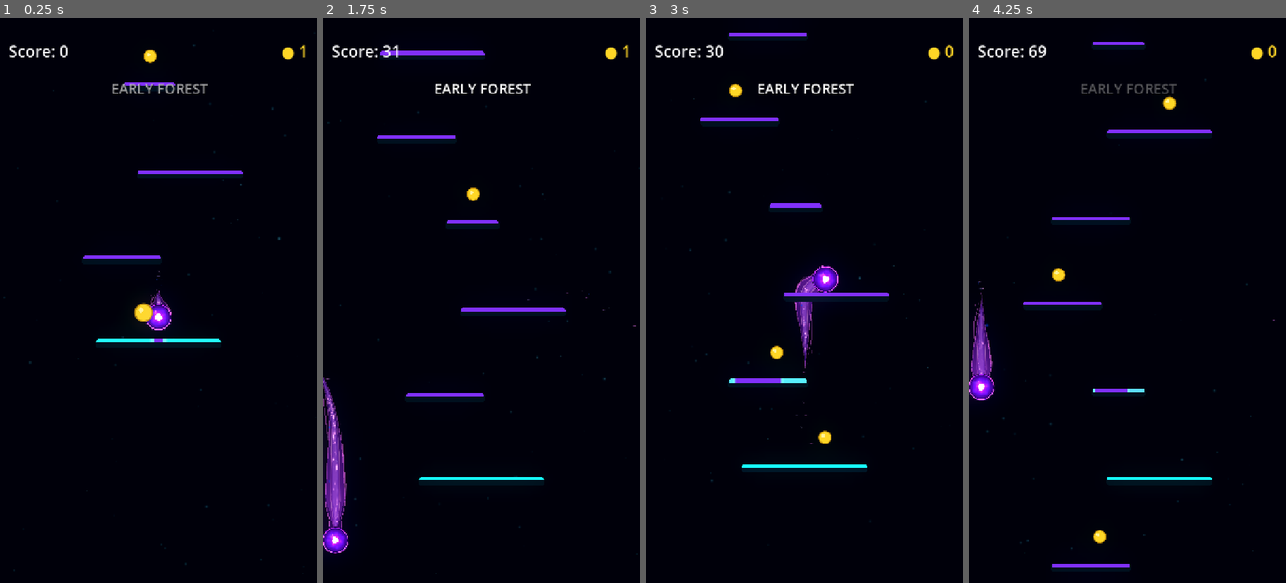
Above: before the commit, frames 1-4 (left to right).
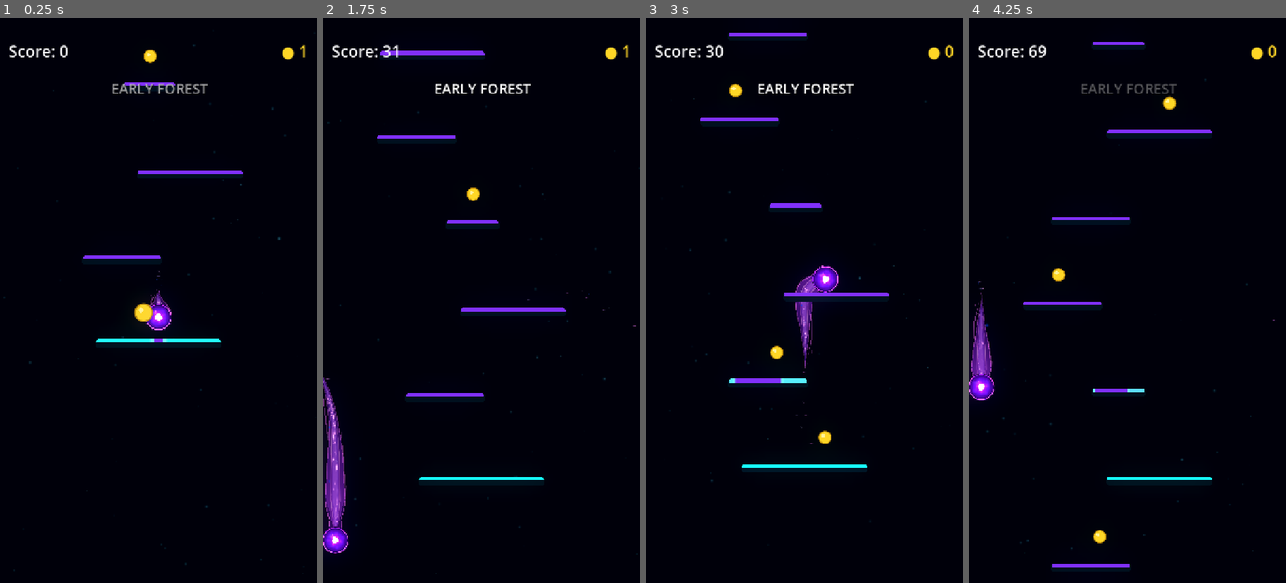
Above: after the commit, the same moments.

Repository: Kryodo/TowerJump
Game: Godot game, scene res://scenes/main.tscn
Two runs of this game, one before a commit and one after it. Both use one fixed random seed, a clock stepped at 60 frames per second and the inputs below.
Inputs (mouse positions are in pixels of both pictures, inside the frame that each line leads up to):
- Up to frame 1 (0.25 s): no input
- Up to frame 2 (1.75 s): move the mouse to (551, 272) at 0.52 s; hold Right (ui_right) 0.53-1.25 s; click (551, 272) at 0.67 s; drag from (418, 328) to (471, 193) at 1.27 s
- Up to frame 3 (3 s): click "Nochmal spielen" at 2 s; move the mouse to (836, 176) at 2.77 s; hold Right (ui_right) from 2.78 s (still down)
- Up to frame 4 (4.25 s): release Right (ui_right) at 3.5 s; drag from (1111, 413) to (1057, 215) at 3.52 s

The runs differ from the first frame. In frame 2, less than 0.1% of the frame differs, in the area x 5-8%, y 74-84%; in frame 3, less than 0.1%; in frame 4, less than 0.1%.

Commit message:
Harmonize filament colors and soften upper wisp opacity

Diff:
--- a/scenes/ball.tscn
+++ b/scenes/ball.tscn
@@ -41,8 +41,8 @@
 point_count = 7
 
 [sub_resource type="Gradient" id="Gradient_wisp_head"]
-offsets = PackedFloat32Array(0, 0.08, 0.22, 0.52, 0.76, 0.93, 1)
-colors = PackedColorArray(1, 1, 1, 0, 1, 1, 1, 0.12, 1, 1, 1, 0.48, 1, 1, 1, 0.62, 1, 1, 1, 0.36, 1, 1, 1, 0.10, 1, 1, 1, 0)
+offsets = PackedFloat32Array(0, 0.10, 0.24, 0.54, 0.76, 0.92, 1)
+colors = PackedColorArray(1, 1, 1, 0, 1, 1, 1, 0.06, 1, 1, 1, 0.29, 1, 1, 1, 0.42, 1, 1, 1, 0.30, 1, 1, 1, 0.09, 1, 1, 1, 0)
 
 [sub_resource type="Gradient" id="Gradient_wisp_streamer"]
 offsets = PackedFloat32Array(0, 0.10, 0.27, 0.52, 0.72, 0.90, 1)
@@ -236,7 +236,7 @@
 
 [node name="WispHead" type="Line2D" parent="TrailVisual" unique_id=1841021001]
 z_index = 1
-width = 4.5
+width = 3.4
 width_curve = SubResource("Curve_4dx81")
 gradient = SubResource("Gradient_wisp_head")
 joint_mode = 2
